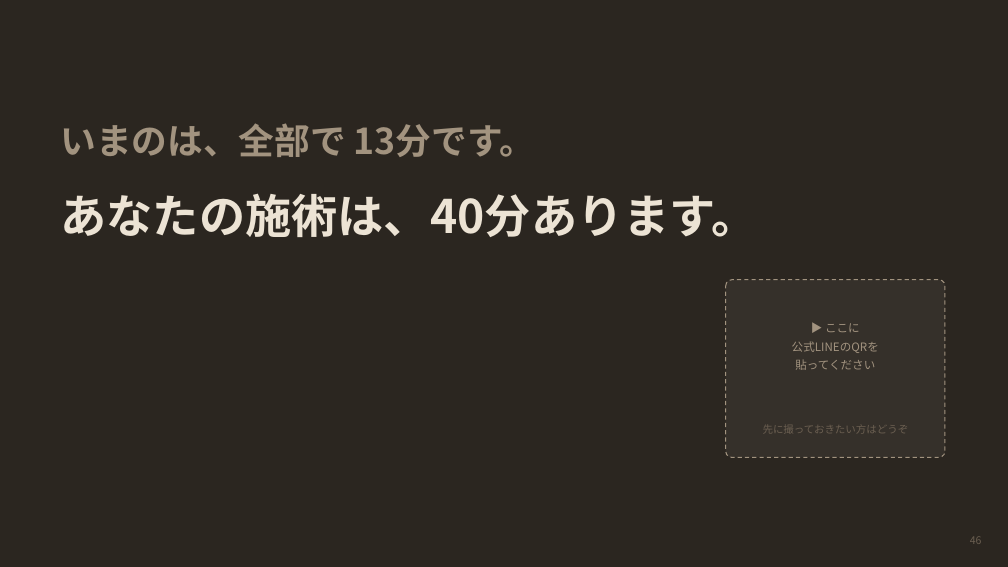
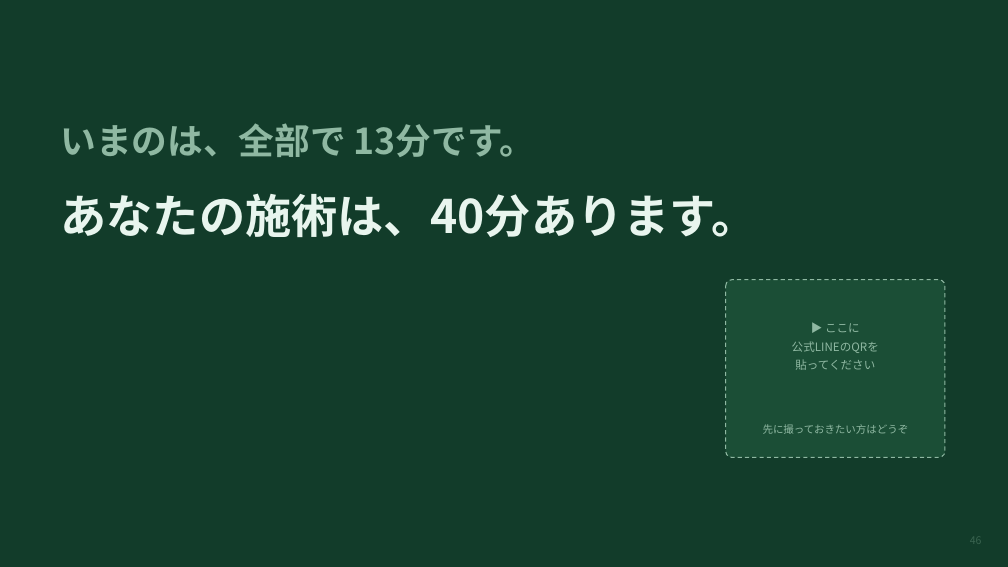
Before and after one commit to mananyon/manayonekura, a slide deck: slide 46 of docs/slides/APNET-keicho-60min.pptx. Drawn at 1008x567 pixels with LibreOffice and Linux fonts; fonts in the diff are those of the drawing. Boxes give left, top, right and bottom in pixels: in the first picture for what was removed or moved away, otherwise in the second. Text is boxed around its words. In the diff, an @@ line names an element or a change of style, - is before the commit and + after.

```diff
--- a/docs/slides/APNET-keicho-60min.pptx
+++ b/docs/slides/APNET-keicho-60min.pptx
@@ background #2B2620 to #123C2A @@
@@ text "いまのは、全部で 13分です。" at <box>60,123,535,157</box>: text colour #A2937F to #8FB8A2 @@
@@ text "あなたの施術は、40分あります。" at <box>60,193,757,237</box>: text colour #ECE3D4 to #E8F5EE @@
@@ rounded rectangle at <box>726,280,945,457</box>: fill #35302A to #1B4E36; outline #A2937F 1 pt dashed to #8FB8A2 1 pt dashed @@
@@ text "▶ ここに" at <box>792,323,879,370</box>: text colour #A2937F to #8FB8A2 @@
@@ text "先に撮っておきたい方はどうぞ" at <box>763,424,909,434</box>: text colour #6B5F51 to #8FB8A2 @@
@@ text "46" at <box>970,533,982,548</box>: text colour #6B5F51 to #3A6450 @@
```
Also in this commit, not shown: 62 other slides changed, 2 other files.
